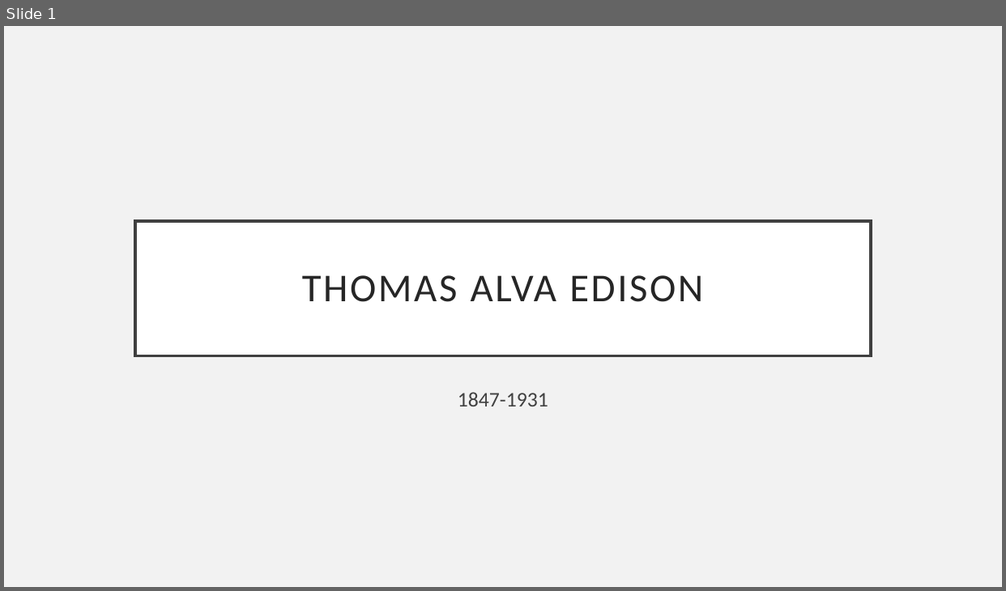
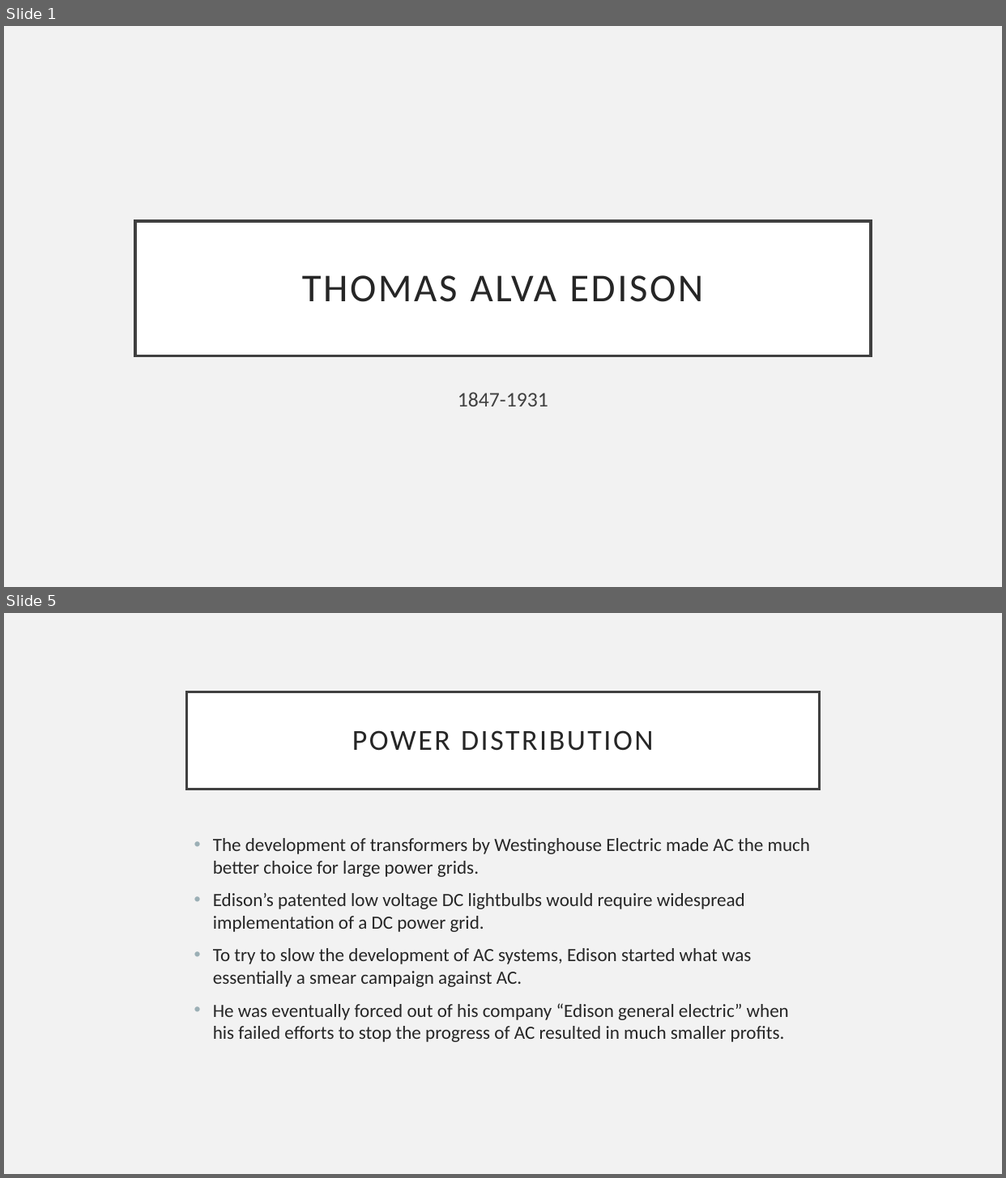
Before and after one commit to joerv/n, a slide deck: Praxis/Thomasedison.pptx. Shown one above the other, each under a label of ours: slide 1 before the commit, slides 1 and 5 after it; the slides between them are not shown. The pictures are 1006x591 and 1006x1178 pixels, drawn with LibreOffice and Linux fonts; fonts in the diff are those of the drawing. Boxes give left, top, right and bottom in pixels: in the first picture for what was removed or moved away, otherwise in the second. Text is boxed around its words. In the diff, an @@ line names an element or a change of style, - is before the commit and + after.

```diff
--- a/Praxis/Thomasedison.pptx
+++ b/Praxis/Thomasedison.pptx
@@ slide 5 added at [4,613,1002,1174], background #F2F2F2 @@
@@ title added at [187,692,819,789], fill #FFFFFF, outline #404040 2.5 pt, 28 pt, text #262626 @@
+POWER DISTRIBUTION
@@ text added at [213,838,810,1042], 18 pt, text #262626 @@
+• The development of transformers by Westinghouse Electric made AC the much better choice for large power grids.
+• Edison’s patented low voltage DC lightbulbs would require widespread implementation of a DC power grid.
+• To try to slow the development of AC systems, Edison started what was essentially a smear campaign against AC.
+• He was eventually forced out of his company “Edison general electric” when his failed efforts to stop the progress of AC resulted in much smaller profits.
```
Also in this commit, not shown: 5 other slides added, 1 other file.
